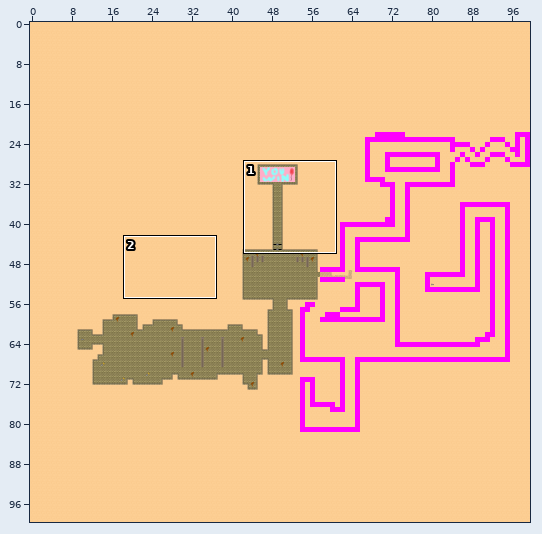
Two versions of a level (Tiled map, resources/maps/level0.tmx). Above: a wide view before the commit, with the close-up outlined.
Close-up. Before the commit:
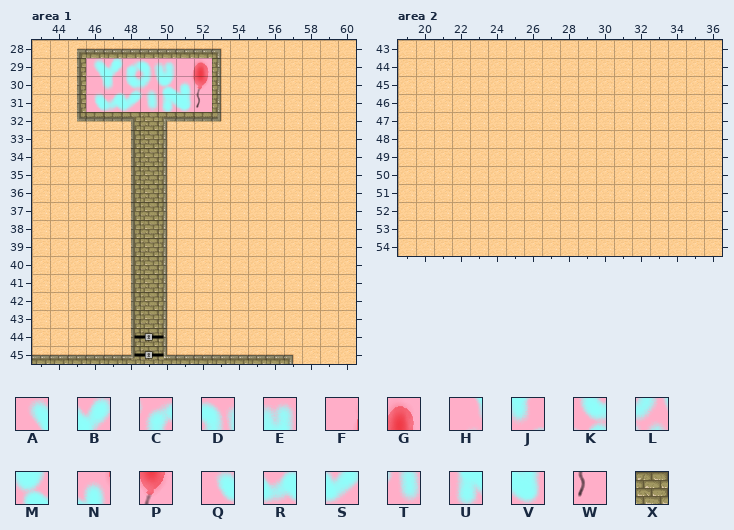
Cells are 32x32 px. Shown: area 1 x 43..60, y 28..45; area 2 x 19..36, y 43..54. The commit also changed other parts of the map, which this record leaves out.
Key: from "Win Screen": A 0, B 1, C 2, D 3, E 4, F 5, G 6, H 8, J 9, K 10, L 11, M 12, N 13, P 14, Q 16, R 17, S 18, T 19, U 20, V 21, W 22; from "tmw_desert_spacing": X 12.
_ is an empty cell, # one hidden under a higher layer.
Layers that did not change in this view are not listed.
Layer "Floor" before, area 1, first column x 43:
28 __#########_______
29 __#ABCDEFG#_______
30 __#HJKLMNP#_______
31 __#QRSTUVW#_______
32 __####X####_______
33 _____#X#__________
34 _____#X#__________
35 _____#X#__________
36 _____#X#__________
37 _____#X#__________
38 _____#X#__________
39 _____#X#__________
40 _____#X#__________
41 _____#X#__________
42 _____#X#__________
43 _____#X#__________
44 _____#X#__________
45 ######X########___
After:
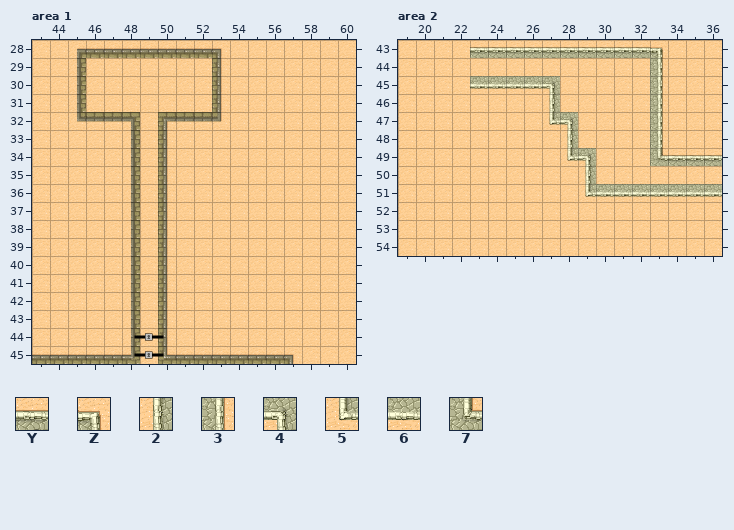
Further tiles: from "tmw_desert_spacing": Y 34, Z 35, 2 44, 3 46, 4 48, 5 55, 6 56, 7 58.
The exact change:
Layer "Floor" (now hidden), area 1:
y 29: x 46..52 ABCDEFG -> _______
y 30: x 46..52 HJKLMNP -> _______
y 31: x 46..52 QRSTUVW -> _______
y 32..45: x 49 X -> _
Layer "Walls", area 2:
y 43: x 23..33 ___________ -> YYYYYYYYYYZ
y 44: x 33 _ -> 3
y 45: x 23..27 _____ -> 66664; x 33 _ -> 3
y 46: x 27 _ -> 2; x 33 _ -> 3
y 47: x 27..28 __ -> 54; x 33 _ -> 3
y 48: x 28 _ -> 2; x 33 _ -> 3
y 49: x 28..29 __ -> 54; x 33..36 ____ -> 7YYY
y 50: x 29 _ -> 2
y 51: x 29..36 ________ -> 56666666
